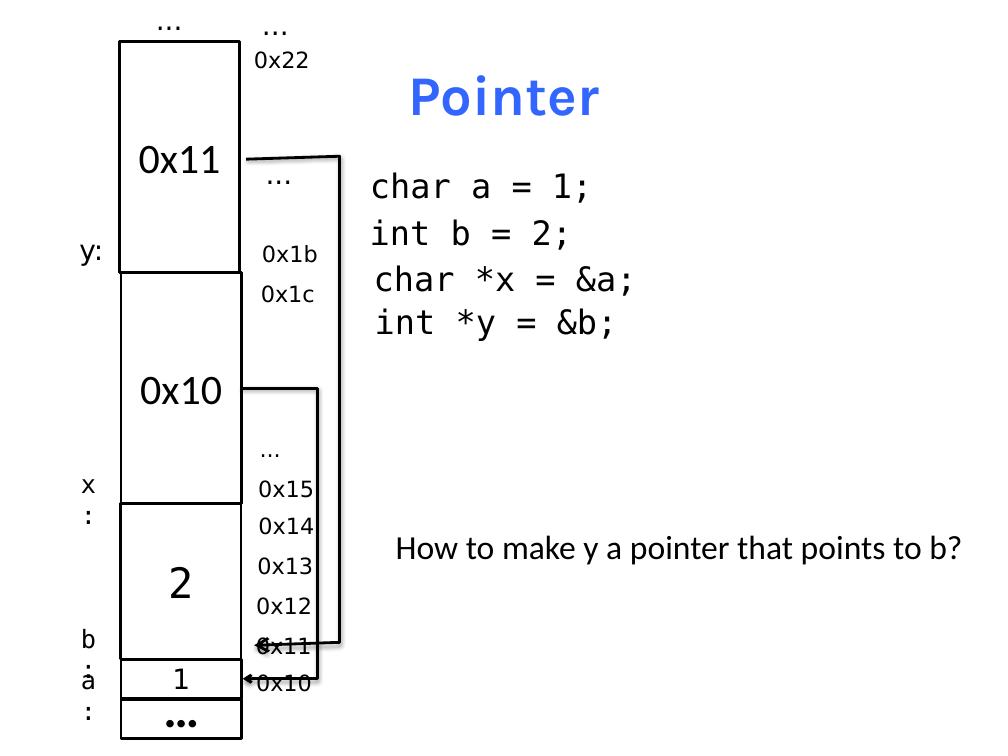
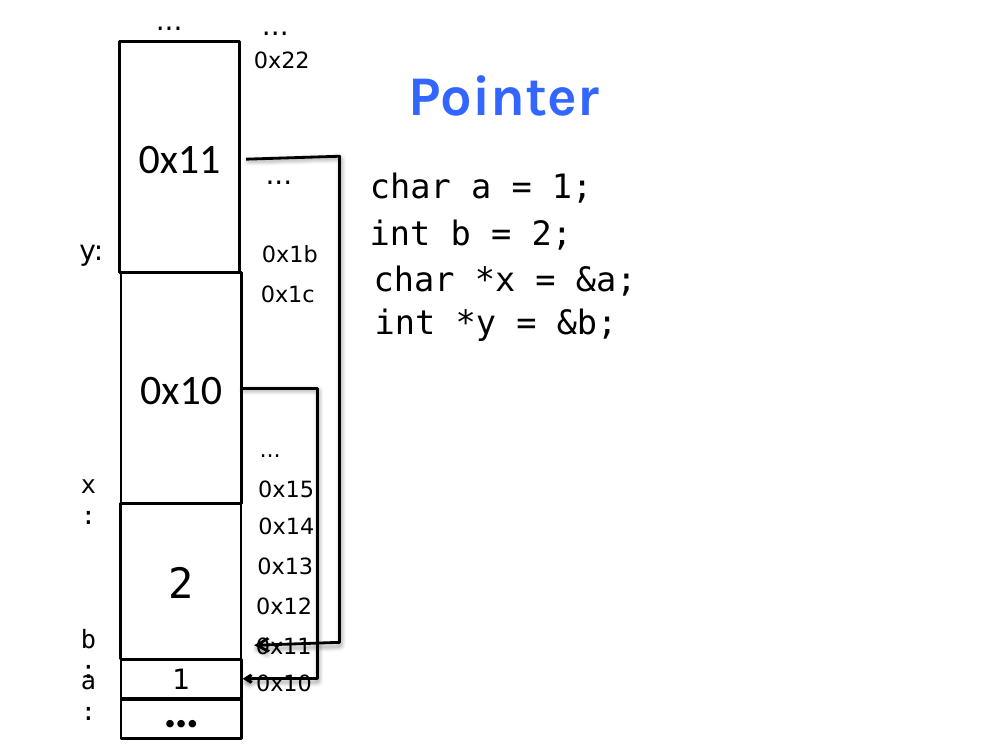
Before and after one commit to NYU-CSO/nyu-cso.github.io, a slide deck: slide 20 of notes/05-pointer_array.pptx (slide 17 before the commit). Drawn at 1008x756 pixels with LibreOffice and Linux fonts; fonts in the diff are those of the drawing. Boxes give left, top, right and bottom in pixels: in the first picture for what was removed or moved away, otherwise in the second. Text is boxed around its words. In the diff, an @@ line names an element or a change of style, - is before the commit and + after.

```diff
--- a/notes/05-pointer_array.pptx
+++ b/notes/05-pointer_array.pptx
@@ text removed at [396,535,962,565] @@
-How to make y a pointer that points to b?
```
Also in this commit, not shown: 10 other slides changed, 106 slides added, 2 slides removed, 4 other files.
